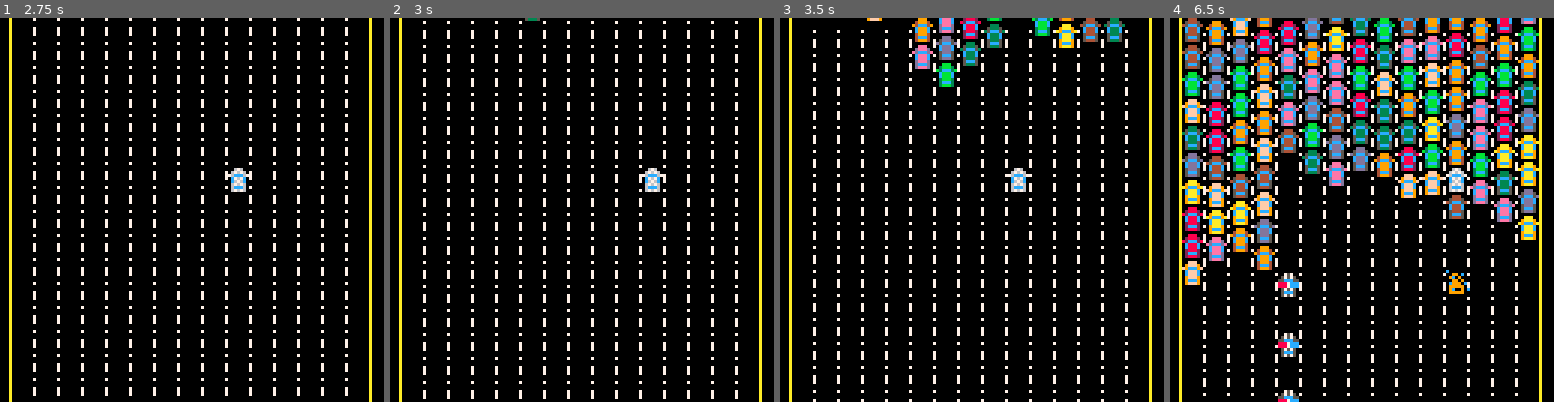
Above: before the commit, frames 1-4 (left to right).
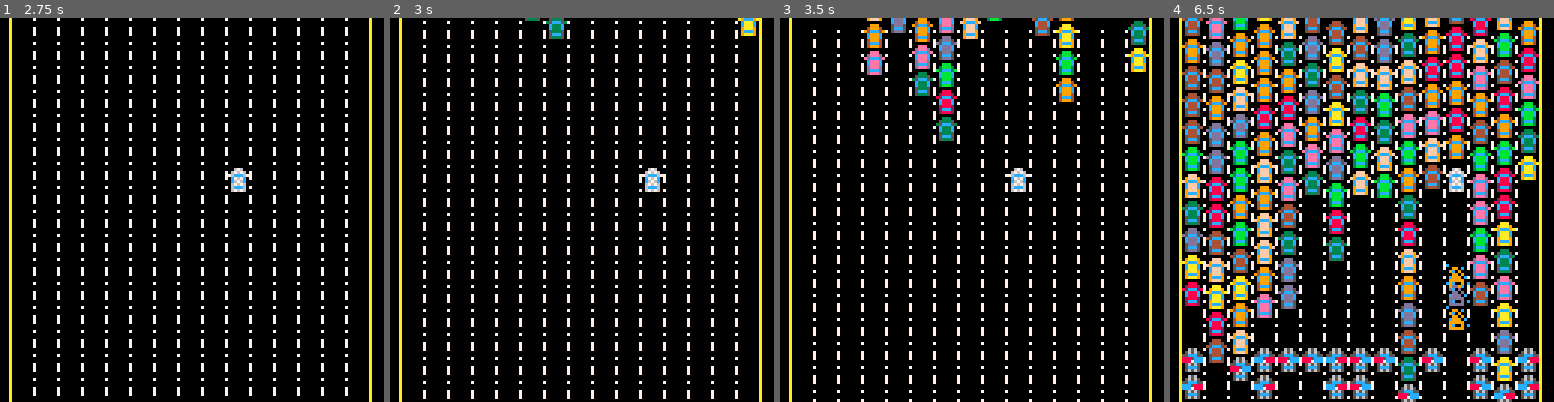
Above: after the commit, the same moments.

Repository: jcwilk/traffic_world
Game: PICO-8 cartridge traffic_world.p8
The game is run twice, just before and just after one commit, with the same random seed, the same clock (stepped at 60 frames per second) and the same inputs.
Inputs:
- Up to frame 1 (2.75 s): hold Right 1.6-2.1 s; hold Right from 2.47 s (still down)
- Up to frame 2 (3 s): keep holding Right
- Up to frame 3 (3.5 s): release Right at 3.03 s; hold Left from 3.08 s (still down)
- Up to frame 4 (6.5 s): release Left at 3.58 s; hold Right 4.02-4.68 s; hold Left 5.08-5.68 s; hold Right from 6.08 s (still down)

Frame 1 is identical in both runs. In frame 2, 0.4% of the frame differs, in the area x 40-97%, y 0-6%; in frame 3, 3.6%; in frame 4, 51%, in the area x 3-97%, y 0-100%.

Commit message:
Make police arrest you

Diff:
--- a/lanes.lua
+++ b/lanes.lua
@@ -5,6 +5,10 @@
   local max_velocity = .5
 
   local function draw_lane(lane)
+    lane.floaters:each(function(f)
+      f:draw(lane)
+    end)
+
     local car
     local total_offset = lane.offset
     local first_to_draw = flr((camera_y-total_offset) / car_space_height)
@@ -21,9 +25,6 @@
 
     lane.joiners:each(function(j)
       j:draw(lane)
-    end)
-    lane.floaters:each(function(f)
-      f:draw(lane)
     end)
   end
 
--- a/main.lua
+++ b/main.lua
@@ -114,6 +114,9 @@
   local function update_floater(floater,lane)
     floater.y+=speed
     if floater.y > camera_y+128 then
+      if floater.car.alive then
+        floater.car:kill()
+      end
       floater:kill()
       return
     end
@@ -193,6 +196,12 @@
 end
 
 function _update60()
+  police.update()
+
+  if lost then
+    return
+  end
+
   ground_offset+=1
   if ground_offset >= 8 then
     ground_offset = 0
@@ -201,13 +210,10 @@
   for lane in all(lanes) do lane:update() end
 
   if btnp(0) and player_lane > 1 then
-    police.make()
     move_player(-1)
   elseif btnp(1) and player_lane < #lanes then
     move_player(1)
   end
-
-  police.update()
 
   -- attempt ai lane switches
   for i=1,#lanes-1 do
@@ -220,6 +226,7 @@
   end
 
   if not is_intro then
+    police.make()
     update_camera_y(get_player_manager():get_y()-50)
   end
 end
@@ -234,5 +241,10 @@
   for lane in all(lanes) do lane:draw() end
   line(3,0,3,127,10)
   line(123,0,123,127,10)
+  if lost then
+    rectfill(48,27,78,39,1)
+    rect(49,28,77,38,7)
+    print("busted",52,31,7)
+  end
 end
 -- END LIB
--- a/police.lua
+++ b/police.lua
@@ -1,26 +1,81 @@
 -- START LIB
 police = {}
 police = (function()
+  local function check_police_in_lane_at_y(lane,y)
+    target_index = lane:get_car_index_at_y(y)
+    if target_index > 0 and target_index < #lane.linkers and lane.linkers[target_index].car.is_police then
+      lost=true
+      lane.linkers[target_index].car.arresting=true
+    end
+  end
+
+  local function check_police_in_lane_for_car_at_y(lane,y)
+    check_police_in_lane_at_y(lane,y+2)
+    check_police_in_lane_at_y(lane,y+6)
+    lane.joiners:each(function(j)
+      if j.car.is_police and abs(j.y - y) <= 4 then
+        lost=true
+        j.car.arresting=true
+      end
+    end)
+  end
+
+  local function check_police_next_to_player()
+    local p = get_player_linker()
+
+    if p then
+      if p.car_index > 1 and p.lane.linkers[p.car_index-1].car.is_police then
+        lost=true
+        p.lane.linkers[p.car_index-1].car.arresting=true
+      elseif p.car_index < #p.lane.linkers and p.lane.linkers[p.car_index+1].car.is_police then
+        lost=true
+        p.lane.linkers[p.car_index+1].car.arresting=true
+      end
+    end
+
+    p = p or get_player_joiner()
+    local y = p:get_y()
+    if player_lane > 1 then
+      check_police_in_lane_for_car_at_y(lanes[player_lane-1],y)
+    end
+    if player_lane < 15 then
+      check_police_in_lane_for_car_at_y(lanes[player_lane+1],y)
+    end
+  end
+
   local function update()
+    check_police_next_to_player()
+
     police.cars:each(function(c)
-      if not c.delay or c.delay <= 0 then
-        local swp = c.color_map[2]
-        c.color_map[2] = c.color_map[3]
-        c.color_map[3] = swp
-        c.delay = 15
+      if not lost or c.arresting == true then
+        if not c.delay or c.delay <= 0 then
+          local swp = c.color_map[2]
+          c.color_map[2] = c.color_map[3]
+          c.color_map[3] = swp
+          c.primary_color=6
+          c.delay = 15
+        end
+        c.delay-=1
       end
-      c.delay-=1
     end)
   end
 
   local function make()
-    local car = make_car()
-    car.color_map = {}
-    car.color_map[2] = 8
-    car.color_map[3] = 12
-    car.sprite_id=9
-    police.cars.make(car)
-    lanes[5].joiners.make(make_joiner(car,camera_y+150))
+    if police.cars:count() < 30 then
+      local car = make_car()
+      car.color_map = {}
+      car.color_map[2] = 8
+      car.color_map[3] = 12
+      car.sprite_id=9
+      car.is_police=true
+      police.cars.make(car)
+      local lane=lanes[ceil(rnd(15))]
+      local y=max(camera_y+150,lane:get_tail_y())
+      if lane.joiners:is_any() then
+        y = max(y,lane.joiners:max('y')+car_space_height)
+      end
+      lane.joiners.make(make_joiner(car,y))
+    end
   end
 
   return {
--- a/traffic_world.p8
+++ b/traffic_world.p8
@@ -49,6 +49,28 @@
    end
   end)
   return min
+ end
+
+ local function max(pool,key)
+  local min
+  pool:each(function(m)
+   if not min then
+    min = m[key]
+   elseif m[key] > min then
+    min = m[key]
+   end
+  end)
+  return min
+ end
+
+ local function count(pool)
+  local res=0
+  for i=1,#pool.store do
+   if pool.store[i].alive then
+    res+=1
+   end
+  end
+  return res
  end
 
  local function kill(obj)
@@ -64,6 +86,8 @@
    sort_by = sort_by,
    is_any = is_any,
    min = min,
+   max = max,
+   count = count,
    make = function(obj)
     obj = obj or {}
     obj.alive = true
@@ -96,6 +120,10 @@
  local max_velocity = .5
 
  local function draw_lane(lane)
+  lane.floaters:each(function(f)
+   f:draw(lane)
+  end)
+
   local car
   local total_offset = lane.offset
   local first_to_draw = flr((camera_y-total_offset) / car_space_height)
@@ -112,9 +140,6 @@
 
   lane.joiners:each(function(j)
    j:draw(lane)
-  end)
-  lane.floaters:each(function(f)
-   f:draw(lane)
   end)
  end
 
@@ -260,26 +285,81 @@
 -- start ext ./police.lua
 police = {}
 police = (function()
+ local function check_police_in_lane_at_y(lane,y)
+  target_index = lane:get_car_index_at_y(y)
+  if target_index > 0 and target_index < #lane.linkers and lane.linkers[target_index].car.is_police then
+   lost=true
+   lane.linkers[target_index].car.arresting=true
+  end
+ end
+
+ local function check_police_in_lane_for_car_at_y(lane,y)
+  check_police_in_lane_at_y(lane,y+2)
+  check_police_in_lane_at_y(lane,y+6)
+  lane.joiners:each(function(j)
+   if j.car.is_police and abs(j.y - y) <= 4 then
+    lost=true
+    j.car.arresting=true
+   end
+  end)
+ end
+
+ local function check_police_next_to_player()
+  local p = get_player_linker()
+
+  if p then
+   if p.car_index > 1 and p.lane.linkers[p.car_index-1].car.is_police then
+    lost=true
+    p.lane.linkers[p.car_index-1].car.arresting=true
+   elseif p.car_index < #p.lane.linkers and p.lane.linkers[p.car_index+1].car.is_police then
+    lost=true
+    p.lane.linkers[p.car_index+1].car.arresting=true
+   end
+  end
+
+  p = p or get_player_joiner()
+  local y = p:get_y()
+  if player_lane > 1 then
+   check_police_in_lane_for_car_at_y(lanes[player_lane-1],y)
+  end
+  if player_lane < 15 then
+   check_police_in_lane_for_car_at_y(lanes[player_lane+1],y)
+  end
+ end
+
  local function update()
+  check_police_next_to_player()
+
   police.cars:each(function(c)
-   if not c.delay or c.delay <= 0 then
-    local swp = c.color_map[2]
-    c.color_map[2] = c.color_map[3]
-    c.color_map[3] = swp
-    c.delay = 15
-   end
-   c.delay-=1
+   if not lost or c.arresting == true then
+    if not c.delay or c.delay <= 0 then
+     local swp = c.color_map[2]
+     c.color_map[2] = c.color_map[3]
+     c.color_map[3] = swp
+     c.primary_color=6
+     c.delay = 15
+    end
+    c.delay-=1
+   end
   end)
  end
 
  local function make()
-  local car = make_car()
-  car.color_map = {}
-  car.color_map[2] = 8
-  car.color_map[3] = 12
-  car.sprite_id=9
-  police.cars.make(car)
-  lanes[5].joiners.make(make_joiner(car,camera_y+150))
+  if police.cars:count() < 30 then
+   local car = make_car()
+   car.color_map = {}
+   car.color_map[2] = 8
+   car.color_map[3] = 12
+   car.sprite_id=9
+   car.is_police=true
+   police.cars.make(car)
+   local lane=lanes[ceil(rnd(15))]
+   local y=max(camera_y+150,lane:get_tail_y())
+   if lane.joiners:is_any() then
+    y = max(y,lane.joiners:max('y')+car_space_height)
+   end
+   lane.joiners.make(make_joiner(car,y))
+  end
  end
 
  return {
@@ -406,6 +486,9 @@
  local function update_floater(floater,lane)
   floater.y+=speed
   if floater.y > camera_y+128 then
+   if floater.car.alive then
+    floater.car:kill()
+   end
    floater:kill()
    return
   end
@@ -485,6 +568,12 @@
 end
 
 function _update60()
+ police.update()
+
+ if lost then
+  return
+ end
+
  ground_offset+=1
  if ground_offset >= 8 then
   ground_offset = 0
@@ -493,13 +582,10 @@
  for lane in all(lanes) do lane:update() end
 
  if btnp(0) and player_lane > 1 then
-  police.make()
   move_player(-1)
  elseif btnp(1) and player_lane < #lanes then
   move_player(1)
  end
-
- police.update()
 
  -- attempt ai lane switches
  for i=1,#lanes-1 do
@@ -512,6 +598,7 @@
  end
 
  if not is_intro then
+  police.make()
   update_camera_y(get_player_manager():get_y()-50)
  end
 end
@@ -526,17 +613,22 @@
  for lane in all(lanes) do lane:draw() end
  line(3,0,3,127,10)
  line(123,0,123,127,10)
+ if lost then
+  rectfill(48,27,78,39,1)
+  rect(49,28,77,38,7)
+  print("busted",52,31,7)
+ end
 end
 -- end ext
 __gfx__
-0000000000888800000008888880000000000000000000000088800000676000c000000000757000000000000000000000000000000000000000000000000000
-00000000c888888c0c828888888828c00000000000000000098889000676760000880c0005757500000000000000000000000000000000000000000000000000
+0000000000888800000008888880000000000000000000000088800000676000c000000000656000000000000000000000000000000000000000000000000000
+00000000c888888c0c828888888828c00000000000000000098889000676760000880c0005656500000000000000000000000000000000000000000000000000
 007007000c8888c00028888888888200000000000000000789ccc98076ccc67008c0800055ccc550000000000000000000000000000000000000000000000000
-000770000c8888c002c8888888888c2000888800000000000c888c000c767c000088080022273330000000000000000000000000000000000000000000000000
+000770000c8888c002c8888888888c2000888800000000000c888c000c767c000088080022253330000000000000000000000000000000000000000000000000
 0007700008cccc8002c8888888888c2008888880000000000c888c000c676c000c8880c022273330000000000000000000000000000000000000000000000000
-0070070008cccc8002c8888888888c20088888800000000709888900067676000888880005757500000000000000000000000000000000000000000000000000
+0070070008cccc8002c8888888888c20088888800000000709888900067676000888880005656500000000000000000000000000000000000000000000000000
 000000000887788002c8888888888c20088888800000000709ccc90006ccc60008c0080c05ccc500000000000000000000000000000000000000000000000000
-00000000050000500288cccccccc882088cccc880000000709888900067676000888880005757500000000000000000000000000000000000000000000000000
+00000000050000500288cccccccc882088cccc880000000709888900067676000888880005656500000000000000000000000000000000000000000000000000
 0000000000888800088cccccccccc8800c8888c00000000000000000000000000000000000000000000000000000000000000000000000000000000000000000
 0000000000888800088cccccccccc8800c8888c00000000000000000000000000000000000000000000000000000000000000000000000000000000000000000
 00000000088cc8800888cccccccc88800c8888c00000000000000000000000000000000000000000000000000000000000000000000000000000000000000000
--- a/utils.lua
+++ b/utils.lua
@@ -45,6 +45,28 @@
     return min
   end
 
+  local function max(pool,key)
+    local min
+    pool:each(function(m)
+      if not min then
+        min = m[key]
+      elseif m[key] > min then
+        min = m[key]
+      end
+    end)
+    return min
+  end
+
+  local function count(pool)
+    local res=0
+    for i=1,#pool.store do
+      if pool.store[i].alive then
+        res+=1
+      end
+    end
+    return res
+  end
+
   local function kill(obj)
     obj.alive = false
   end
@@ -58,6 +80,8 @@
       sort_by = sort_by,
       is_any = is_any,
       min = min,
+      max = max,
+      count = count,
       make = function(obj)
         obj = obj or {}
         obj.alive = true
